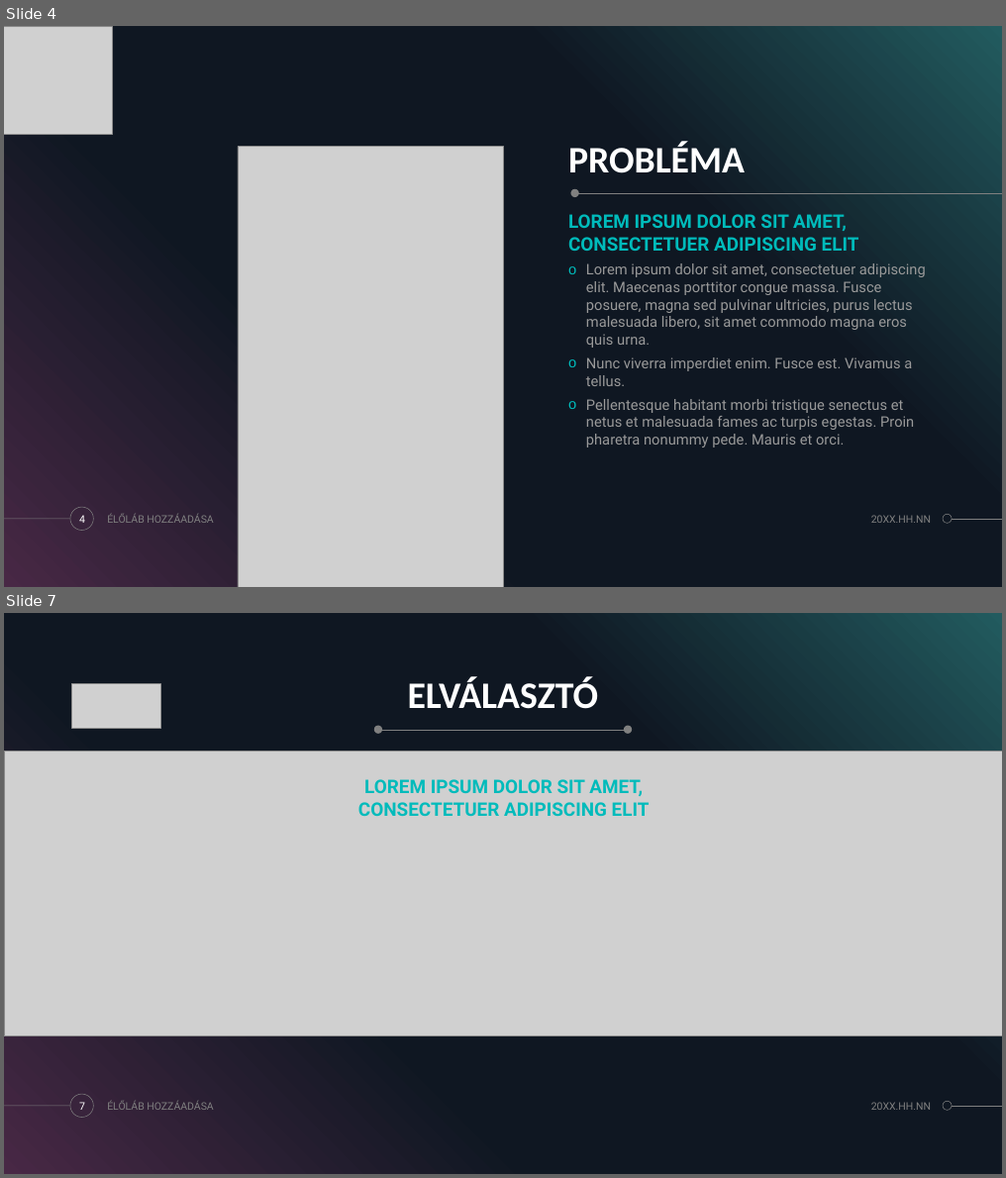
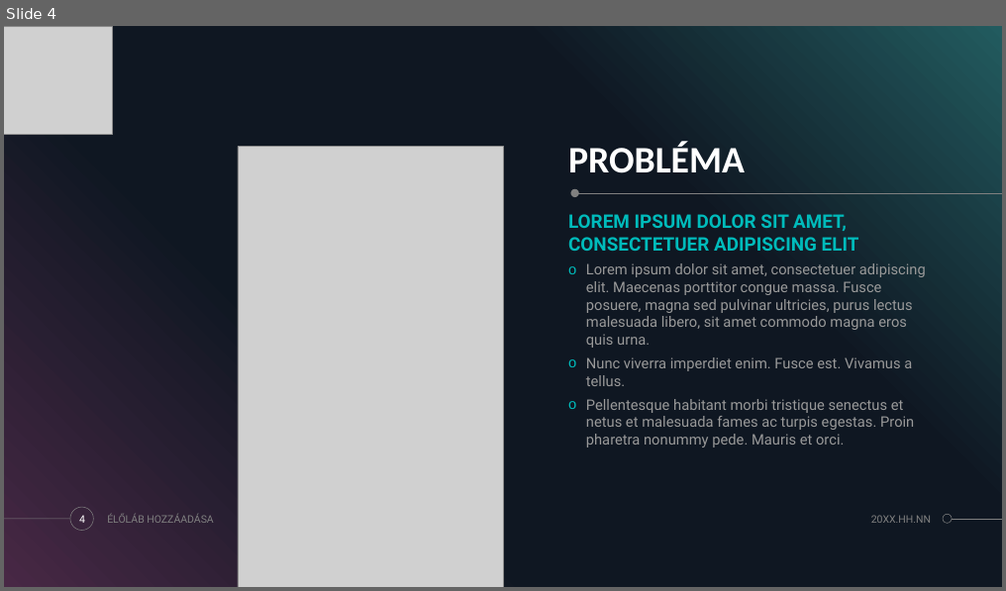
Before and after one commit to zamboilles21/terfelszinszamitas, a slide deck: documentation/PPT/TerFelSzoft.pptx. Shown one above the other, each under a label of ours: slides 4 and 7 before the commit, slide 4 after it; the slides between them are not shown. The pictures are 1006x1178 and 1006x591 pixels, drawn with LibreOffice and Linux fonts; fonts in the diff are those of the drawing; grey boxes stand for pictures. Boxes give left, top, right and bottom in pixels: in the first picture for what was removed or moved away, otherwise in the second. Text is boxed around its words. In the diff, an @@ line names an element or a change of style, - is before the commit and + after.

```diff
--- a/documentation/PPT/TerFelSzoft.pptx
+++ b/documentation/PPT/TerFelSzoft.pptx
@@ slide 7 removed at [4,613,1002,1174], background #000000; not listed: 5 template elements that a slide beside it also shows @@
@@ picture removed at [72,683,160,728] @@
@@ title removed at [408,676,599,709] @@
-ELVÁLASZTÓ
@@ line removed from (374, 730) to (628, 730) @@
@@ ellipse removed at [374,725,382,734] @@
@@ ellipse removed at [624,725,632,734] @@
@@ picture removed at [4,751,1002,1037] @@
@@ text removed at [358,779,649,816] @@
-LOREM IPSUM DOLOR SIT AMET, CONSECTETUER ADIPISCING ELIT
@@ page number removed at [79,1102,85,1110] @@
-7
@@ text removed at [107,1101,213,1110] @@
-ÉLŐLÁB HOZZÁADÁSA
@@ text removed at [871,1102,931,1110] @@
-20XX.HH.NN
```
Also in this commit, not shown: 8 slides changed, 1 slide added.
